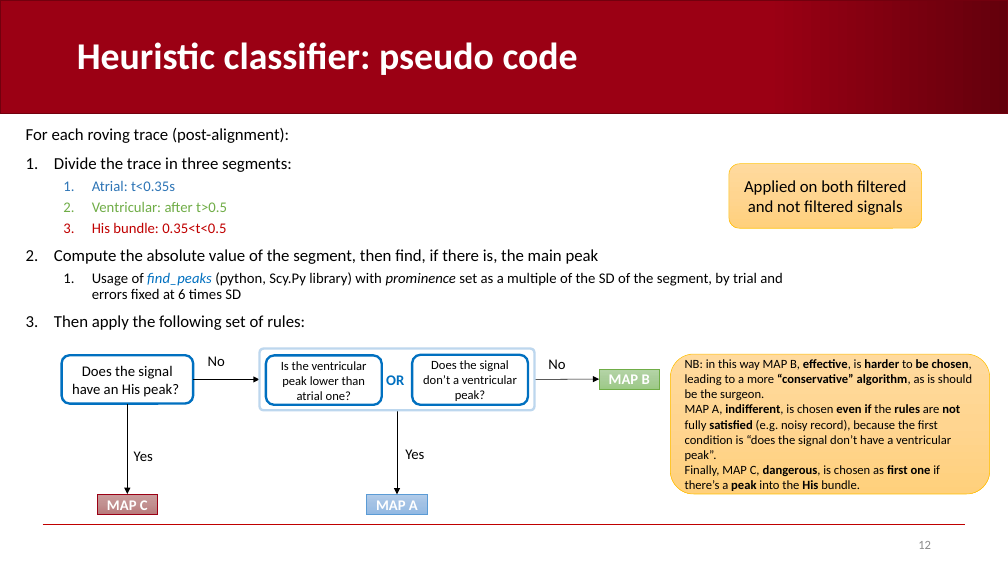
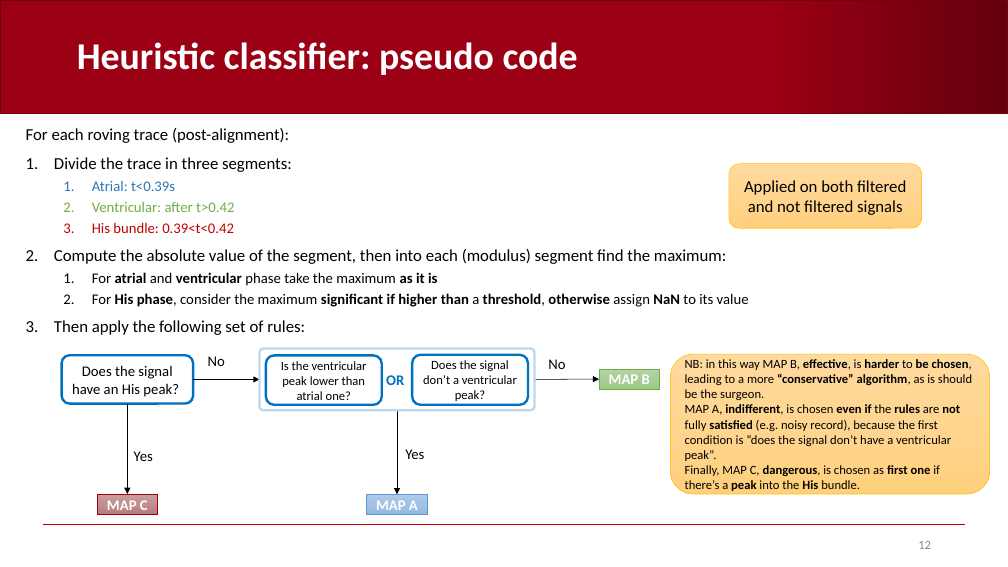
Before and after one commit to AndreaCorrado00/Tesi_magistrale_Corrado_Andrea, a slide deck: slide 12 of Documentation/5. Heuristic classifier strategy B.pptx. Drawn at 1008x567 pixels with LibreOffice and Linux fonts; fonts in the diff are those of the drawing; background and template pictures are left out. Boxes give left, top, right and bottom in pixels: in the first picture for what was removed or moved away, otherwise in the second. Text is boxed around its words. In the diff, an @@ line names an element or a change of style, - is before the commit and + after.

```diff
--- a/Documentation/5. Heuristic classifier strategy B.pptx
+++ b/Documentation/5. Heuristic classifier strategy B.pptx
@@ text at [54,181,749,307]: text changed @@
-  1. Atrial: t<0.35s
-  2. Ventricular: after t>0.5
-  3. His bundle: 0.35<t<0.5
-2. Compute the absolute value of the segment, then find, if there is, the main peak
-  1. Usage of find_peaks (python, Scy.Py library) with prominence set as a multiple of the SD of the segment, by trial and errors fixed at 6 times SD
+  1. Atrial: t<0.39s
+  2. Ventricular: after t>0.42
+  3. His bundle: 0.39<t<0.42
+2. Compute the absolute value of the segment, then into each (modulus) segment find the maximum:
+  1. For atrial and ventricular phase take the maximum as it is
+  2. For His phase, consider the maximum significant if higher than a threshold, otherwise assign NaN to its value
```
Also in this commit, not shown: 12 other slides changed, 2 slides added, 1 slide removed, 10 other files.
